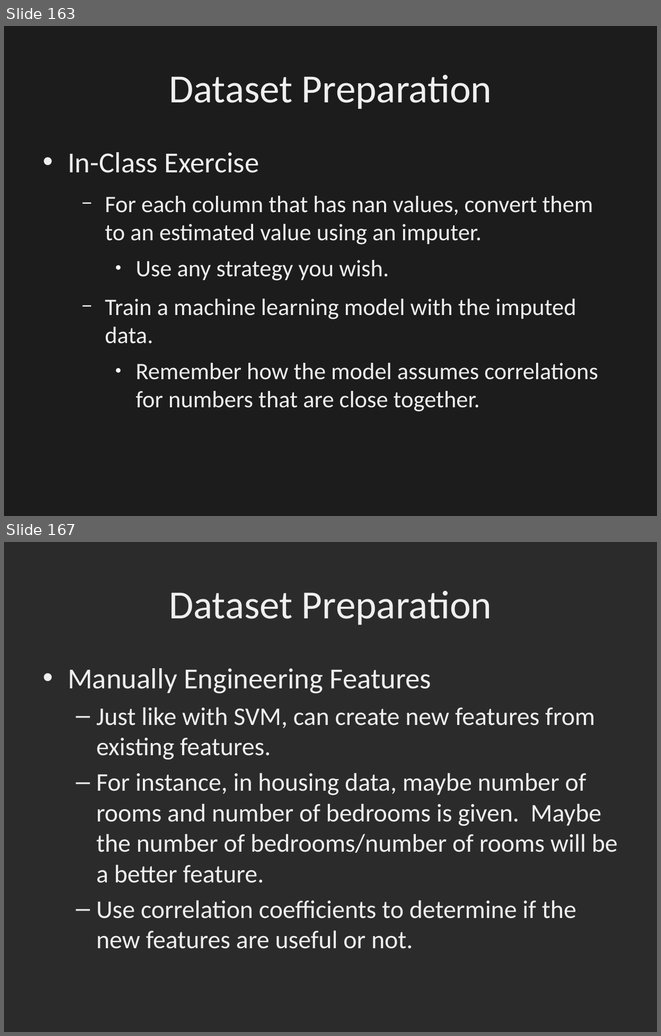
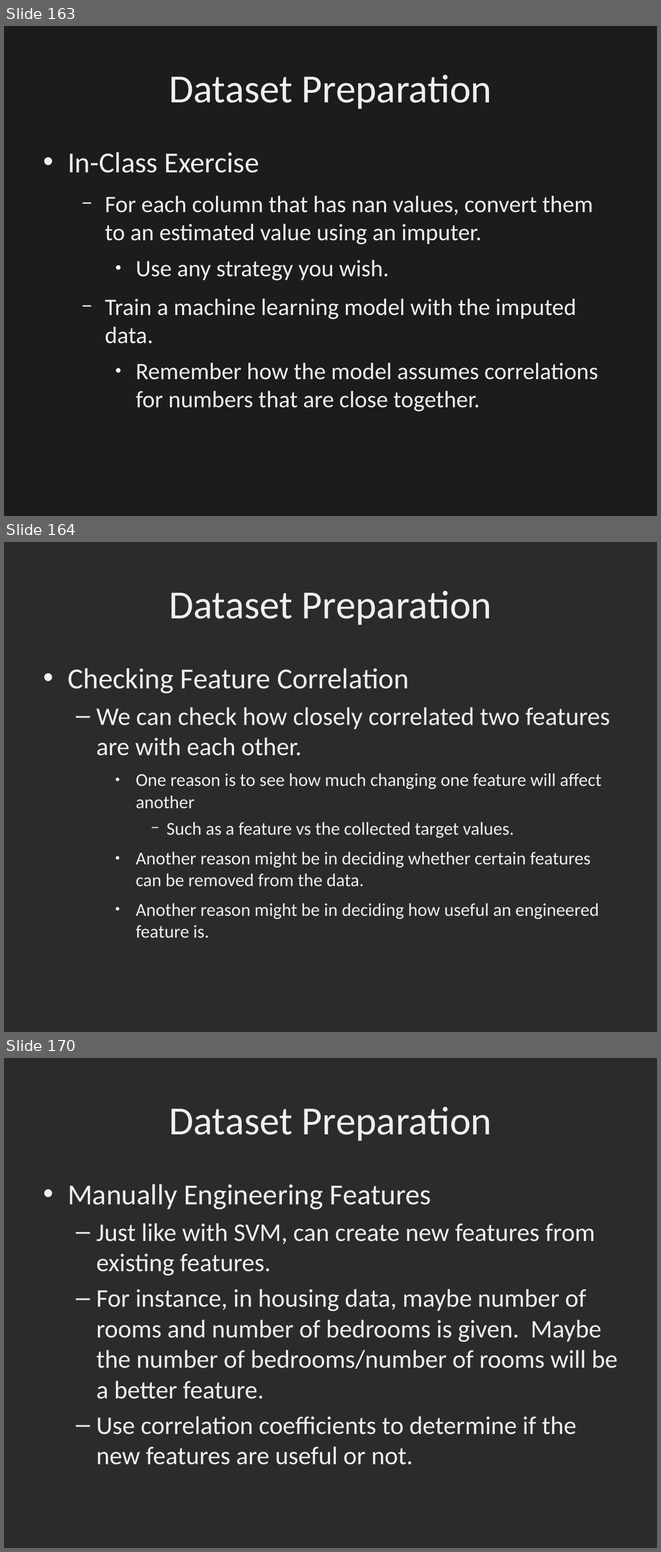
Before and after one commit to dbowmans46/PracticalProgramming, a slide deck: Session 7 - Python/Instructional Material/Session 7 - Python Brief Intro to Machine Learning with Scikit Learn.odp. Shown one above the other, each under a label of ours: slides 163 and 167 before the commit, slides 163, 164 and 170 after it; the slides between them are not shown. The pictures are 661x1036 and 661x1552 pixels, drawn with LibreOffice and Linux fonts; fonts in the diff are those of the drawing; background and template pictures are left out; a plain dark background stands for a picture behind light text. Boxes give left, top, right and bottom in pixels: in the first picture for what was removed or moved away, otherwise in the second. Text is boxed around its words. In the diff, an @@ line names an element or a change of style, - is before the commit and + after.

Commit message:
Added examples for correlation factors, updated slides with more correlation info.

```diff
--- a/Session 7 - Python/Instructional Material/Session 7 - Python Brief Intro to Machine Learning with Scikit Learn.odp
+++ b/Session 7 - Python/Instructional Material/Session 7 - Python Brief Intro to Machine Learning with Scikit Learn.odp
@@ slide 164 added at [4, 542, 657, 1032], background picture (left out) @@
@@ title added at [169, 591, 492, 625], 44 pt, text #EFEFEF @@
+Dataset Preparation
@@ text added at [68, 668, 610, 938], 20 pt, text #EFEFEF @@
+• Checking Feature Correlation
+  – We can check how closely correlated two features are with each other.
+    ● One reason is to see how much changing one feature will affect another
+      − Such as a feature vs the collected target values.
+    ● Another reason might be in deciding whether certain features can be removed from the data.
+    ● Another reason might be in deciding how useful an engineered feature is.
@@ what was slide 167 is now slide 170 @@
```
Also in this commit, not shown: 5 slides changed, 2 other slides added, 1 other file.
